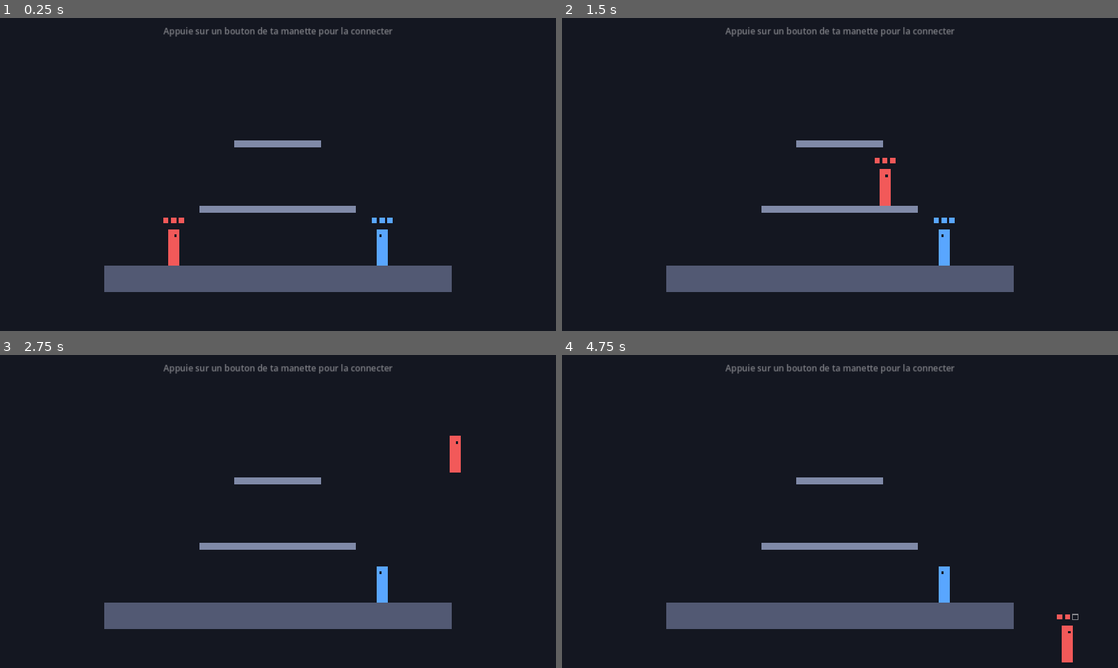
Above: before the commit, frames 1-4 (two rows, left to right).
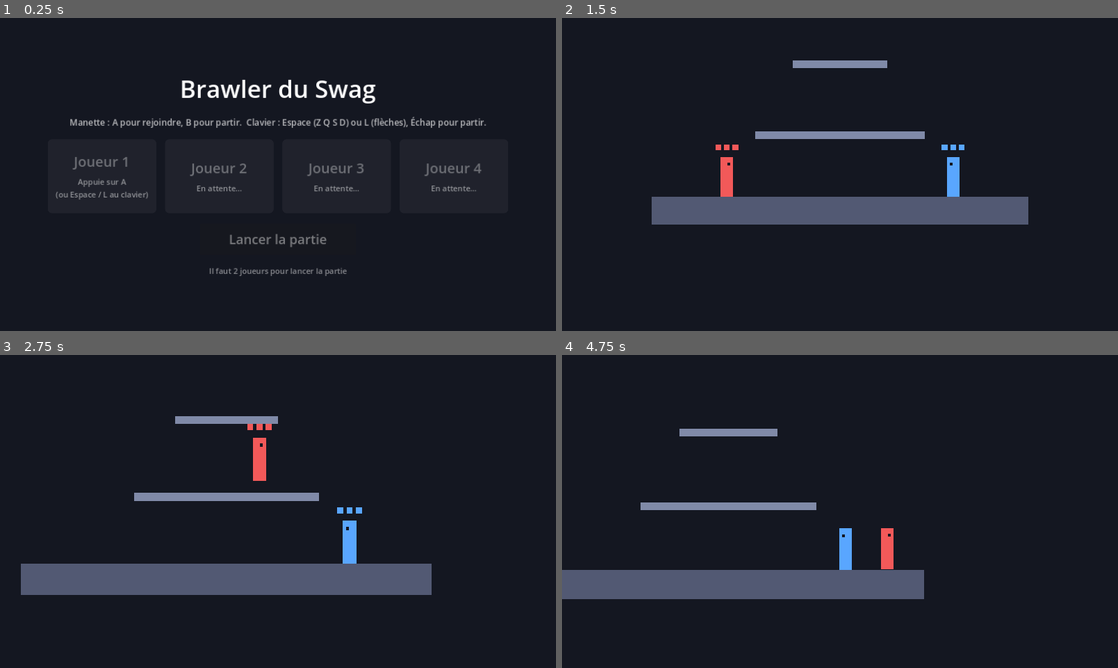
Above: after the commit, the same moments.

Repository: BBStain/jvtest
Game: Godot game, scene res://scenes/lobby.tscn
Two runs of this game, one before a commit and one after it. Both use one fixed random seed, a clock stepped at 60 frames per second and the inputs below. Before the commit the project starts from res://scenes/main.tscn.
Inputs (mouse positions are in pixels of both pictures, inside the frame that each line leads up to):
- Up to frame 1 (0.25 s): no input
- Up to frame 2 (1.5 s): tap Enter (restart, bound only before the commit) at 0.5 s; move the mouse to (962, 158) at 0.52 s; hold D 0.53-1.25 s; tap Keypad Enter at 0.6 s; click (962, 158) at 0.67 s; tap Space at 0.77, 1.07 s; tap L at 0.8 s; click (840, 240) at 1.25 s, where only the run after the commit has a clickable "Lancer la partie"
- Up to frame 3 (2.75 s): move the mouse to (166, 527) at 2.02 s; hold D from 2.03 s (still down); tap L at 2.1 s; click (166, 527) at 2.17 s; tap Space at 2.27, 2.57 s; tap R at 2.3 s
- Up to frame 4 (4.75 s): move the mouse to (895, 442) at 2.77 s; release D at 2.78 s; hold A 2.78-3.53 s; tap R at 2.85 s; click (895, 442) at 2.92 s; tap K at 3.05, 3.6 s; move the mouse to (812, 574) at 3.52 s; hold D from 3.53 s (still down); click (812, 574) at 3.67 s; tap Space at 3.77, 3.8, 4.07, 4.35, 4.52 s; move the mouse to (1006, 558) at 4.27 s; click (1006, 558) at 4.42 s; tap Keypad Enter at 4.55 s

The runs differ from the first frame. In frame 1, 10% of the frame differs, in the area x 10-88%, y 2-88%; in frame 2, 14%; in frame 3, 16%, in the area x 3-83%, y 2-88%; in frame 4, 15%.

Commit message:
Écran de connexion des joueurs et caméra qui suit et zoome
Avant la partie, chaque joueur rejoint avec sa manette (A) ou son côté
du clavier (Espace / L) ; il en faut au moins 2 pour lancer. Pendant le
combat, la caméra se centre entre les joueurs et dézoome quand ils
s'éloignent. À la fin : rejouer ou revenir au menu.

Co-Authored-By: Claude Opus 5.5 (1M context) <noreply@anthropic.com>
Claude-Session: https://claude.ai/code/session_01THvWsQSvKyigxsJfQsC1D9

Diff:
--- a/project.godot
+++ b/project.godot
@@ -6,7 +6,7 @@
 [application]
 
 config/name="Brawler du Swag"
-run/main_scene="res://scenes/main.tscn"
+run/main_scene="res://scenes/lobby.tscn"
 config/features=PackedStringArray("4.3", "GL Compatibility")
 
 [display]
--- /dev/null
+++ b/scenes/lobby.tscn
@@ -0,0 +1,66 @@
+[gd_scene load_steps=2 format=3]
+
+[ext_resource type="Script" path="res://scripts/lobby.gd" id="1_lobby"]
+
+[node name="Lobby" type="Control"]
+layout_mode = 3
+anchors_preset = 15
+anchor_right = 1.0
+anchor_bottom = 1.0
+grow_horizontal = 2
+grow_vertical = 2
+script = ExtResource("1_lobby")
+
+[node name="Fond" type="ColorRect" parent="."]
+layout_mode = 1
+anchors_preset = 15
+anchor_right = 1.0
+anchor_bottom = 1.0
+grow_horizontal = 2
+grow_vertical = 2
+mouse_filter = 2
+color = Color(0.08, 0.09, 0.13, 1)
+
+[node name="Center" type="CenterContainer" parent="."]
+layout_mode = 1
+anchors_preset = 15
+anchor_right = 1.0
+anchor_bottom = 1.0
+grow_horizontal = 2
+grow_vertical = 2
+
+[node name="Layout" type="VBoxContainer" parent="Center"]
+layout_mode = 2
+theme_override_constants/separation = 24
+
+[node name="Title" type="Label" parent="Center/Layout"]
+layout_mode = 2
+theme_override_font_sizes/font_size = 56
+text = "Brawler du Swag"
+horizontal_alignment = 1
+
+[node name="Instructions" type="Label" parent="Center/Layout"]
+layout_mode = 2
+theme_override_colors/font_color = Color(1, 1, 1, 0.7)
+theme_override_font_sizes/font_size = 20
+text = "Manette : A pour rejoindre, B pour partir.  Clavier : Espace (Z Q S D) ou L (flèches), Échap pour partir."
+horizontal_alignment = 1
+
+[node name="Slots" type="HBoxContainer" parent="Center/Layout"]
+layout_mode = 2
+alignment = 1
+theme_override_constants/separation = 20
+
+[node name="StartButton" type="Button" parent="Center/Layout"]
+custom_minimum_size = Vector2(360, 72)
+layout_mode = 2
+size_flags_horizontal = 4
+focus_mode = 0
+theme_override_font_sizes/font_size = 30
+text = "Lancer la partie"
+
+[node name="StartHint" type="Label" parent="Center/Layout"]
+layout_mode = 2
+theme_override_colors/font_color = Color(1, 1, 1, 0.5)
+theme_override_font_sizes/font_size = 18
+horizontal_alignment = 1
--- a/scenes/main.tscn
+++ b/scenes/main.tscn
@@ -116,17 +116,6 @@
 grow_vertical = 2
 theme_override_colors/font_color = Color(1, 1, 1, 0.7)
 theme_override_font_sizes/font_size = 28
-text = "Start ou A pour rejouer"
+text = "Start ou A : rejouer      B ou Échap : retour au menu"
 horizontal_alignment = 1
 vertical_alignment = 1
-
-[node name="GamepadHint" type="Label" parent="UI"]
-anchors_preset = 10
-anchor_right = 1.0
-offset_top = 16.0
-offset_bottom = 48.0
-grow_horizontal = 2
-theme_override_colors/font_color = Color(1, 1, 1, 0.45)
-theme_override_font_sizes/font_size = 20
-text = "Appuie sur un bouton de ta manette pour la connecter"
-horizontal_alignment = 1
--- a/scripts/game.gd
+++ b/scripts/game.gd
@@ -1,9 +1,9 @@
+class_name Game
 extends Node2D
 ## Le chef d'orchestre de la partie : crée les joueurs, leur passe les commandes,
-## gère les coups, les chocs d'attaques, les chutes hors de la map et la fin de partie.
+## gère les coups, les chocs d'attaques, les chutes hors de la map, la caméra et la fin de partie.
+## Les joueurs et leurs appareils viennent de l'écran de connexion (lobby.gd, via GameSetup).
 
-const PLAYER_COUNT := 2      ## nombre de joueurs (le code est prêt pour 4)
-const MAX_PLAYERS := 4
 const PLAYER_COLORS := [
 	Color(0.95, 0.35, 0.35),  # Joueur 1 : rouge
 	Color(0.35, 0.65, 1.0),   # Joueur 2 : bleu
@@ -13,6 +13,13 @@
 ## Au-delà de ces limites, le joueur est sorti de la map et perd une vie.
 const BLAST_ZONE := Rect2(-400, -700, 2080, 1650)
 const RESTART_DELAY := 1.0   ## évite de relancer par erreur en martelant les boutons
+const LOBBY_SCENE := "res://scenes/lobby.tscn"
+
+# --- Caméra : elle suit le milieu des joueurs et dézoome quand ils s'éloignent ---
+const CAMERA_MARGIN := Vector2(700, 450)   ## espace gardé autour des joueurs (en pixels)
+const CAMERA_ZOOM_MIN := 0.55              ## zoom le plus éloigné (plus petit = voit plus loin)
+const CAMERA_ZOOM_MAX := 1.2               ## zoom le plus proche
+const CAMERA_SMOOTHING := 4.0              ## plus grand = la caméra réagit plus vite
 
 var fighters: Array[Fighter] = []
 var _match_over := false
@@ -22,12 +29,14 @@
 @onready var _respawn_point: Marker2D = $RespawnPoint
 @onready var _end_screen: Control = $UI/EndScreen
 @onready var _winner_label: Label = $UI/EndScreen/Winner
-@onready var _gamepad_hint: Label = $UI/GamepadHint
+@onready var _camera: Camera2D = $Camera
 
 
 func _ready() -> void:
-	InputBindings.register(MAX_PLAYERS)
-	for i in PLAYER_COUNT:
+	InputBindings.register_menu_actions()
+	var player_devices := GameSetup.devices_or_default()
+	for i in player_devices.size():
+		InputBindings.register_player(i, player_devices[i])
 		var fighter := Fighter.new()
 		fighter.name = "Joueur%d" % (i + 1)
 		fighter.player_index = i
@@ -38,15 +47,21 @@
 		add_child(fighter)
 		fighter.show_lives()
 		fighters.append(fighter)
+	_update_camera(1.0, true)
+
+
+func _process(delta: float) -> void:
+	_update_camera(delta, false)
 
 
 func _physics_process(delta: float) -> void:
-	_gamepad_hint.visible = Input.get_connected_joypads().is_empty()
-
 	if _match_over:
 		_match_over_time += delta
-		if _match_over_time > RESTART_DELAY and Input.is_action_just_pressed("restart"):
-			get_tree().reload_current_scene()
+		if _match_over_time > RESTART_DELAY:
+			if Input.is_action_just_pressed("restart"):
+				get_tree().reload_current_scene()
+			elif Input.is_action_just_pressed("back_to_menu"):
+				get_tree().change_scene_to_file(LOBBY_SCENE)
 		return
 
 	for fighter in fighters:
@@ -58,6 +73,33 @@
 	_resolve_hits()
 	_check_blast_zone()
 	_check_end_of_match()
+
+
+## Cadre tous les joueurs encore en jeu : centre au milieu d'eux, zoom selon leur écart.
+func _update_camera(delta: float, instant: bool) -> void:
+	var box := Rect2()
+	var first := true
+	for fighter in fighters:
+		if fighter.eliminated:
+			continue
+		if first:
+			box = Rect2(fighter.global_position, Vector2.ZERO)
+			first = false
+		else:
+			box = box.expand(fighter.global_position)
+	if first:
+		return
+	var view_size := get_viewport_rect().size
+	var needed := box.size + CAMERA_MARGIN
+	var target_zoom := clampf(minf(view_size.x / needed.x, view_size.y / needed.y), CAMERA_ZOOM_MIN, CAMERA_ZOOM_MAX)
+	var target_position := box.get_center()
+	if instant:
+		_camera.position = target_position
+		_camera.zoom = Vector2.ONE * target_zoom
+		return
+	var weight := 1.0 - exp(-CAMERA_SMOOTHING * delta)
+	_camera.position = _camera.position.lerp(target_position, weight)
+	_camera.zoom = _camera.zoom.lerp(Vector2.ONE * target_zoom, weight)
 
 
 func _closest_opponent(fighter: Fighter) -> Fighter:
--- /dev/null
+++ b/scripts/game_setup.gd
@@ -0,0 +1,18 @@
+class_name GameSetup
+extends RefCounted
+## Ce que l'écran de connexion transmet à la partie : quels appareils pour quel joueur.
+## (Les "static var" gardent leur valeur quand on change de scène.)
+
+## Un élément par joueur ; chaque élément est la liste de ses appareils (voir InputBindings).
+static var player_devices: Array = []
+
+
+## Si on lance directement la scène de combat (F6 dans l'éditeur), sans passer par l'écran
+## de connexion : 2 joueurs, J1 = clavier gauche + manette 1, J2 = clavier droit + manette 2.
+static func devices_or_default() -> Array:
+	if not player_devices.is_empty():
+		return player_devices
+	var defaults := []
+	for i in 2:
+		defaults.append([{"type": "keyboard", "layout": i}, {"type": "joypad", "id": i}])
+	return defaults
--- a/scripts/input/input_bindings.gd
+++ b/scripts/input/input_bindings.gd
@@ -1,27 +1,28 @@
 class_name InputBindings
 extends RefCounted
-## Les touches et boutons de chaque joueur, enregistrés au lancement du jeu.
+## Les touches et boutons de chaque joueur.
 ##
-## Manette : la manette n°1 connectée = joueur 1, la n°2 = joueur 2, etc.
-##   Stick gauche ou croix : se déplacer / viser le dash
-##   A : sauter    X : attaquer    Gâchette gauche (ou LB) : dash
+## Chaque joueur reçoit un ou plusieurs "appareils" (choisis sur l'écran de connexion) :
+##   {"type": "keyboard", "layout": 0}  -> clavier, côté gauche (Z Q S D)
+##   {"type": "keyboard", "layout": 1}  -> clavier, côté droit (flèches)
+##   {"type": "joypad", "id": 2}        -> la manette n°2 connectée
 ##
-## Clavier (pour tester sur ordinateur). Ce sont des touches PHYSIQUES :
-## "W A S D" ici correspond à "Z Q S D" sur un clavier français (AZERTY).
+## Manette : stick gauche ou croix pour bouger, A sauter, X attaquer, gâchette gauche (ou LB) dash.
+## Les touches clavier sont des touches PHYSIQUES : "W A S D" ici = "Z Q S D" sur un clavier AZERTY.
 
-const KEYBOARD := [
-	# Joueur 1 : Z Q S D pour bouger, Espace saut, F attaque, G dash
+const KEYBOARD_LAYOUTS := [
+	# Clavier gauche : Z Q S D pour bouger, Espace saut, F attaque, G dash
 	{
+		"name": "Clavier (Z Q S D)",
 		"left": [KEY_A], "right": [KEY_D], "up": [KEY_W], "down": [KEY_S],
 		"jump": [KEY_SPACE], "attack": [KEY_F], "dash": [KEY_G],
 	},
-	# Joueur 2 : flèches pour bouger, L saut, K attaque, J dash (ou pavé numérique 0 / 1 / 2)
+	# Clavier droit : flèches pour bouger, L saut, K attaque, J dash (ou pavé numérique 0 / 1 / 2)
 	{
+		"name": "Clavier (flèches)",
 		"left": [KEY_LEFT], "right": [KEY_RIGHT], "up": [KEY_UP], "down": [KEY_DOWN],
 		"jump": [KEY_L, KEY_KP_0], "attack": [KEY_K, KEY_KP_1], "dash": [KEY_J, KEY_KP_2],
 	},
-	{},  # Joueur 3 : manette seulement
-	{},  # Joueur 4 : manette seulement
 ]
 
 const GAMEPAD_BUTTONS := {
@@ -42,31 +43,45 @@
 	return "p%d_" % (player_index + 1)
 
 
-static func register(player_count: int) -> void:
-	for i in player_count:
-		var keys: Dictionary = KEYBOARD[i] if i < KEYBOARD.size() else {}
-		for action in ACTIONS:
-			var action_name: String = action_prefix(i) + action
-			_reset_action(action_name)
-			for key in keys.get(action, []):
-				var key_event := InputEventKey.new()
-				key_event.physical_keycode = key
-				InputMap.action_add_event(action_name, key_event)
-			for button in GAMEPAD_BUTTONS.get(action, []):
-				var button_event := InputEventJoypadButton.new()
-				button_event.device = i
-				button_event.button_index = button
-				InputMap.action_add_event(action_name, button_event)
-			if GAMEPAD_AXES.has(action):
-				var axis_event := InputEventJoypadMotion.new()
-				axis_event.device = i
-				axis_event.axis = GAMEPAD_AXES[action][0]
-				axis_event.axis_value = GAMEPAD_AXES[action][1]
-				InputMap.action_add_event(action_name, axis_event)
+## Nom lisible d'un appareil, pour l'écran de connexion.
+static func device_name(device: Dictionary) -> String:
+	if device.type == "keyboard":
+		return KEYBOARD_LAYOUTS[device.layout].name
+	var joy_name := Input.get_joy_name(device.id).get_slice("(", 0).strip_edges()
+	if joy_name.length() > 28:
+		joy_name = joy_name.left(28) + "…"
+	return "Manette" if joy_name.is_empty() else "Manette\n" + joy_name
 
-	# Rejouer à la fin de la partie : Entrée / R au clavier, Start ou A sur n'importe quelle manette.
+
+## Crée les actions "pN_left", "pN_jump"... du joueur N pour ses appareils.
+static func register_player(player_index: int, devices: Array) -> void:
+	for action in ACTIONS:
+		var action_name: String = action_prefix(player_index) + action
+		_reset_action(action_name)
+		for device in devices:
+			if device.type == "keyboard":
+				for key in KEYBOARD_LAYOUTS[device.layout].get(action, []):
+					var key_event := InputEventKey.new()
+					key_event.physical_keycode = key
+					InputMap.action_add_event(action_name, key_event)
+			else:
+				for button in GAMEPAD_BUTTONS.get(action, []):
+					var button_event := InputEventJoypadButton.new()
+					button_event.device = device.id
+					button_event.button_index = button
+					InputMap.action_add_event(action_name, button_event)
+				if GAMEPAD_AXES.has(action):
+					var axis_event := InputEventJoypadMotion.new()
+					axis_event.device = device.id
+					axis_event.axis = GAMEPAD_AXES[action][0]
+					axis_event.axis_value = GAMEPAD_AXES[action][1]
+					InputMap.action_add_event(action_name, axis_event)
+
+
+## Actions communes à tout le monde : rejouer / revenir au menu à la fin de la partie.
+static func register_menu_actions() -> void:
 	_reset_action("restart")
-	for key in [KEY_ENTER, KEY_KP_ENTER, KEY_R]:
+	for key in [KEY_ENTER, KEY_KP_ENTER]:
 		var restart_key := InputEventKey.new()
 		restart_key.physical_keycode = key
 		InputMap.action_add_event("restart", restart_key)
@@ -76,6 +91,16 @@
 		restart_button.button_index = button
 		InputMap.action_add_event("restart", restart_button)
 
+	_reset_action("back_to_menu")
+	var escape_key := InputEventKey.new()
+	escape_key.physical_keycode = KEY_ESCAPE
+	InputMap.action_add_event("back_to_menu", escape_key)
+	for button in [JOY_BUTTON_B, JOY_BUTTON_BACK]:
+		var back_button := InputEventJoypadButton.new()
+		back_button.device = -1
+		back_button.button_index = button
+		InputMap.action_add_event("back_to_menu", back_button)
+
 
 static func _reset_action(action_name: String) -> void:
 	if InputMap.has_action(action_name):
--- /dev/null
+++ b/scripts/lobby.gd
@@ -0,0 +1,135 @@
+extends Control
+## L'écran de connexion avant la partie.
+##
+## Chaque joueur se connecte avec son appareil :
+##   - manette : bouton A (B pour se retirer)
+##   - clavier gauche : Espace      - clavier droit : L
+##   - Échap retire le dernier joueur clavier
+## Il faut au moins 2 joueurs pour lancer la partie (bouton à l'écran, Start ou Entrée).
+
+const MIN_PLAYERS := 2
+const MAX_PLAYERS := 4
+const GAME_SCENE := "res://scenes/main.tscn"
+
+## Un appareil par joueur (voir InputBindings pour le format).
+var _joined: Array[Dictionary] = []
+var _slots: Array[Dictionary] = []   ## les cases affichées : {"panel", "title", "detail"}
+
+@onready var _slots_box: HBoxContainer = $Center/Layout/Slots
+@onready var _start_button: Button = $Center/Layout/StartButton
+@onready var _start_hint: Label = $Center/Layout/StartHint
+
+
+func _ready() -> void:
+	_build_slots()
+	_start_button.pressed.connect(_start_game)
+	Input.joy_connection_changed.connect(_on_joy_connection_changed)
+	# En revenant d'une partie, on garde les joueurs déjà connectés.
+	for devices in GameSetup.player_devices:
+		var device: Dictionary = devices[0]
+		if device.type == "keyboard" or device.id in Input.get_connected_joypads():
+			_joined.append(device)
+	_refresh()
+
+
+func _input(event: InputEvent) -> void:
+	if event is InputEventJoypadButton and event.pressed:
+		var device := {"type": "joypad", "id": event.device}
+		match event.button_index:
+			JOY_BUTTON_A:
+				_join(device)
+			JOY_BUTTON_B:
+				_leave(device)
+			JOY_BUTTON_START:
+				_start_game()
+	elif event is InputEventKey and event.pressed and not event.echo:
+		match event.physical_keycode:
+			KEY_SPACE:
+				_join({"type": "keyboard", "layout": 0})
+			KEY_L, KEY_KP_0:
+				_join({"type": "keyboard", "layout": 1})
+			KEY_ESCAPE:
+				for i in range(_joined.size() - 1, -1, -1):
+					if _joined[i].type == "keyboard":
+						_leave(_joined[i])
+						break
+			KEY_ENTER, KEY_KP_ENTER:
+				_start_game()
+
+
+func _join(device: Dictionary) -> void:
+	if device in _joined or _joined.size() >= MAX_PLAYERS:
+		return
+	_joined.append(device)
+	_refresh()
+
+
+func _leave(device: Dictionary) -> void:
+	_joined.erase(device)
+	_refresh()
+
+
+func _on_joy_connection_changed(id: int, connected: bool) -> void:
+	if not connected:
+		_leave({"type": "joypad", "id": id})
+
+
+func _start_game() -> void:
+	if _joined.size() < MIN_PLAYERS:
+		return
+	GameSetup.player_devices = []
+	for device in _joined:
+		GameSetup.player_devices.append([device])
+	get_tree().change_scene_to_file(GAME_SCENE)
+
+
+# --- Affichage ---
+
+func _build_slots() -> void:
+	for i in MAX_PLAYERS:
+		var panel := PanelContainer.new()
+		panel.custom_minimum_size = Vector2(250, 170)
+		var box := VBoxContainer.new()
+		box.alignment = BoxContainer.ALIGNMENT_CENTER
+		box.add_theme_constant_override("separation", 12)
+		panel.add_child(box)
+		var title := Label.new()
+		title.text = "Joueur %d" % (i + 1)
+		title.horizontal_alignment = HORIZONTAL_ALIGNMENT_CENTER
+		title.add_theme_font_size_override("font_size", 32)
+		box.add_child(title)
+		var detail := Label.new()
+		detail.horizontal_alignment = HORIZONTAL_ALIGNMENT_CENTER
+		detail.autowrap_mode = TextServer.AUTOWRAP_WORD_SMART
+		detail.add_theme_font_size_override("font_size", 18)
+		box.add_child(detail)
+		_slots_box.add_child(panel)
+		_slots.append({"panel": panel, "title": title, "detail": detail})
+
+
+func _refresh() -> void:
+	for i in MAX_PLAYERS:
+		var slot := _slots[i]
+		var color: Color = Game.PLAYER_COLORS[i]
+		var style := StyleBoxFlat.new()
+		style.set_corner_radius_all(10)
+		if i < _joined.size():
+			style.bg_color = Color(color, 0.25)
+			style.border_color = color
+			style.set_border_width_all(3)
+			slot.title.add_theme_color_override("font_color", color)
+			slot.detail.text = InputBindings.device_name(_joined[i])
+			slot.detail.add_theme_color_override("font_color", Color(1, 1, 1, 0.9))
+		else:
+			style.bg_color = Color(1, 1, 1, 0.05)
+			slot.title.add_theme_color_override("font_color", Color(1, 1, 1, 0.35))
+			slot.detail.text = "En attente…" if i > _joined.size() else "Appuie sur A\n(ou Espace / L au clavier)"
+			slot.detail.add_theme_color_override("font_color", Color(1, 1, 1, 0.5))
+		slot.panel.add_theme_stylebox_override("panel", style)
+
+	var can_start := _joined.size() >= MIN_PLAYERS
+	_start_button.disabled = not can_start
+	if can_start:
+		_start_hint.text = "ou appuie sur Start / Entrée"
+	else:
+		_start_hint.text = "Il faut %d joueurs pour lancer la partie" % MIN_PLAYERS
--- a/tests/sim_test.gd
+++ b/tests/sim_test.gd
@@ -130,5 +130,39 @@
 	check(p1.eliminated and game._match_over, "J1 éliminé après 3 chutes, partie finie")
 	await shot("04_fin")
 
+	# 9) La caméra dézoome quand les joueurs s'éloignent, zoome quand ils se rapprochent
+	await new_game()
+	p1 = game.fighters[0]; p2 = game.fighters[1]
+	p1.input_source = Scripted.new(func(s, f): pass)
+	p2.input_source = Scripted.new(func(s, f): pass)
+	p1.position.x = 300; p2.position.x = 980
+	for i in 120:
+		await get_tree().process_frame
+	var far_zoom: float = game.get_node("Camera").zoom.x
+	p1.position.x = 600; p2.position.x = 680
+	for i in 120:
+		await get_tree().process_frame
+	var near_zoom: float = game.get_node("Camera").zoom.x
+	check(near_zoom > far_zoom, "Caméra : zoom loin %.2f < zoom proche %.2f" % [far_zoom, near_zoom])
+	var cam_x: float = game.get_node("Camera").position.x
+	check(absf(cam_x - 640) < 10, "Caméra centrée entre les joueurs (x=%.0f)" % cam_x)
+	await shot("05_camera_proche")
+
+	# 10) Écran de connexion : il faut 2 joueurs pour lancer
+	game.queue_free(); game = null
+	var lobby: Node = load("res://scenes/lobby.tscn").instantiate()
+	add_child(lobby)
+	await get_tree().process_frame
+	var button: Button = lobby.get_node("Center/Layout/StartButton")
+	check(button.disabled, "Lobby : bouton désactivé sans joueur")
+	lobby._join({"type": "keyboard", "layout": 0})
+	lobby._join({"type": "keyboard", "layout": 0})
+	check(button.disabled and lobby._joined.size() == 1, "Lobby : 1 joueur (pas de doublon), toujours désactivé")
+	lobby._join({"type": "joypad", "id": 0})
+	check(not button.disabled, "Lobby : 2 joueurs, bouton activé")
+	await shot("06_lobby")
+	lobby._leave({"type": "joypad", "id": 0})
+	check(button.disabled, "Lobby : un joueur part, bouton désactivé")
+
 	print("ECHECS: %d" % failures)
 	get_tree().quit(1 if failures > 0 else 0)
Not shown, changed: README.md
